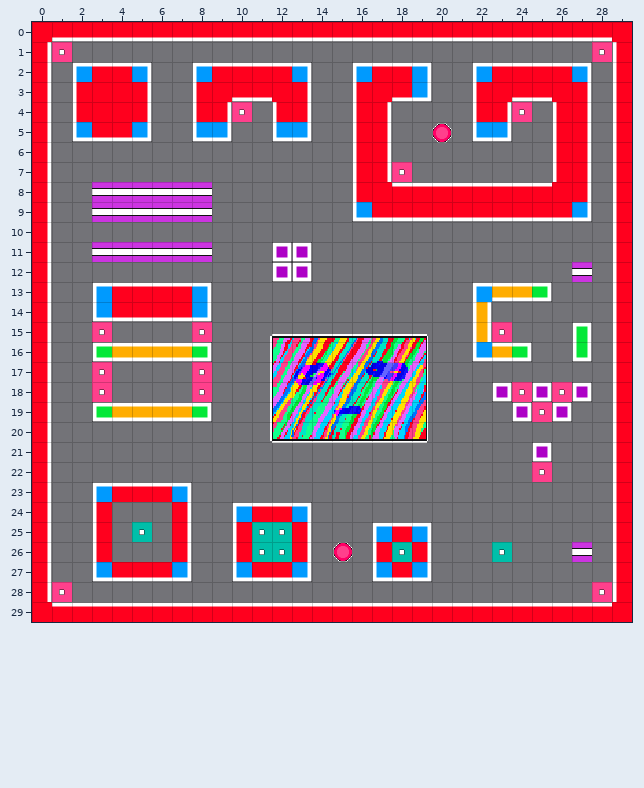
Level history. Tiled map: assets/maps/debug/debug.tmx. The first picture shows the starting point.
Cells are 32x32 px. Shown: x 0..29, y 0..29.
And afterwards:
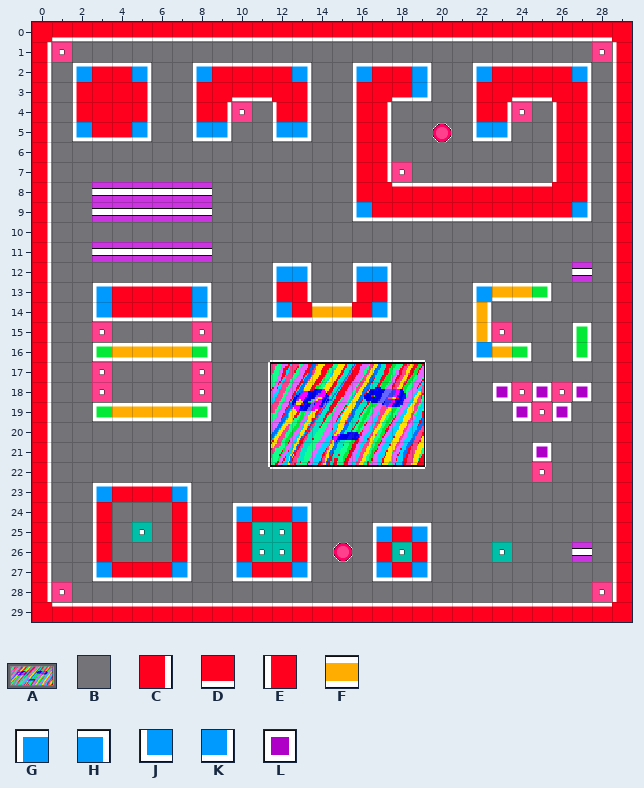
Key: from "carpet": A 0 "carpet"; from "debug_tileset": B 0, C 6, D 7, E 8, F 10, G 11, H 12, J 13, K 14, L 19.
_ is an empty cell.
Objects are placed by their top-left corner, in cells (3,4 is the top-left corner of cell 3,4); size is 1x1 cell unless given.
From old to new:
{"where": "layer \"tile_layer\""}
{"y":11,"x":12,"old":"LL","new":"BB"}
{"y":12,"x":12,"old":"LL","new":"GH"}
{"y":12,"x":16,"old":"BB","new":"GH"}
{"y":13,"x":12,"old":"BB","new":"EC"}
{"y":13,"x":16,"old":"BB","new":"EC"}
{"y":14,"x":12,"old":"BBBBBB","new":"JDFFDK"}
{"where": "layer \"object_layer\""}
{"was": "A \"carpet\" at 11.5,15.1 size 8.8x6.5", "now": "A \"carpet\" at 11.4,16.4 size 8.8x6.5"}
{"label":"changed","picture_box":[272,242,392,322]}
{"label":"changed","picture_box":[268,334,428,469]}
